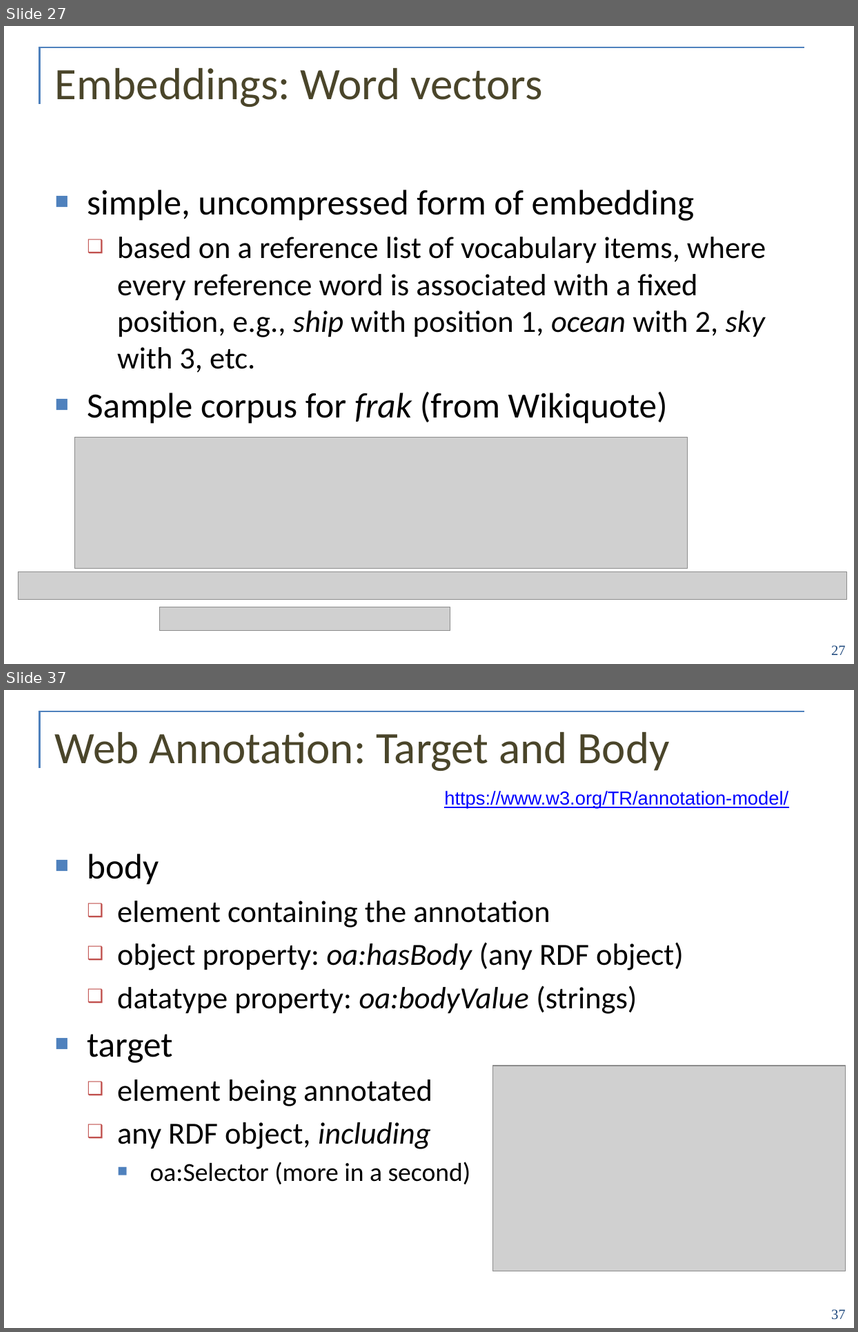
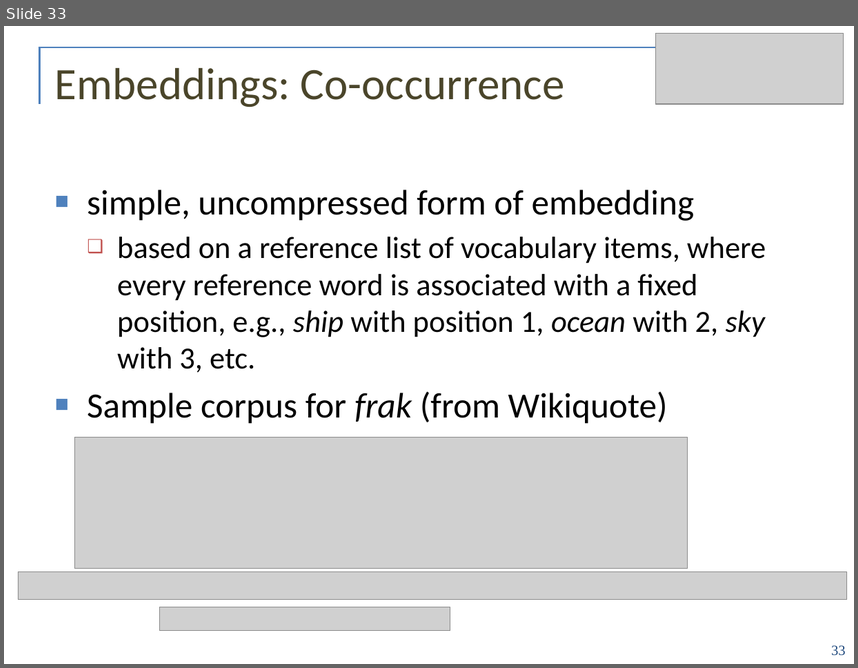
Before and after one commit to ontolex/frequency-attestation-corpus-information, a slide deck: doc/ontolex-f2f-leipzig-may2019.pptx. Shown one above the other, each under a label of ours: slides 27 and 37 before the commit, slide 33 after it; the slides between them are not shown. The pictures are 858x1332 and 858x668 pixels, drawn with LibreOffice and Linux fonts; fonts in the diff are those of the drawing; grey boxes stand for pictures; background and template pictures are left out. Boxes give left, top, right and bottom in pixels: in the first picture for what was removed or moved away, otherwise in the second. Text is boxed around its words. In the diff, an @@ line names an element or a change of style, - is before the commit and + after.

```diff
--- a/doc/ontolex-f2f-leipzig-may2019.pptx
+++ b/doc/ontolex-f2f-leipzig-may2019.pptx
@@ slide 37 removed at box(4, 690, 854, 1328), background #FFFFFF; not listed: 2 template elements that a slide beside it also shows @@
@@ title removed at box(55, 732, 670, 771) @@
-Web Annotation: Target and Body
@@ text removed at box(444, 791, 789, 809) @@
-https://www.w3.org/TR/annotation-model/
@@ text removed at box(87, 854, 684, 1184) @@
-■ body
-  ❑ element containing the annotation
-  ❑ object property: oa:hasBody (any RDF object)
-  ❑ datatype property: oa:bodyValue (strings)
-■ target
-  ❑ element being annotated
-  ❑ any RDF object, including
-    ■ oa:Selector (more in a second)
@@ picture removed at box(493, 1066, 846, 1270) @@
@@ page number removed at box(831, 1309, 845, 1319) @@
-37
@@ what was slide 27 is now slide 33 @@
@@ slide 33 changed as well @@
@@ picture added at box(656, 33, 844, 103) @@
@@ ellipse added at box(668, 37, 843, 53), fill #FFFFFF @@
@@ title at box(55, 68, 565, 107): text changed @@
-Embeddings: Word vectors
+Embeddings: Co-occurrence
@@ page number at box(831, 645, 845, 655): text changed @@
-27
+33
```
Also in this commit, not shown: 21 other slides changed, 27 slides added, 49 other slides removed.
